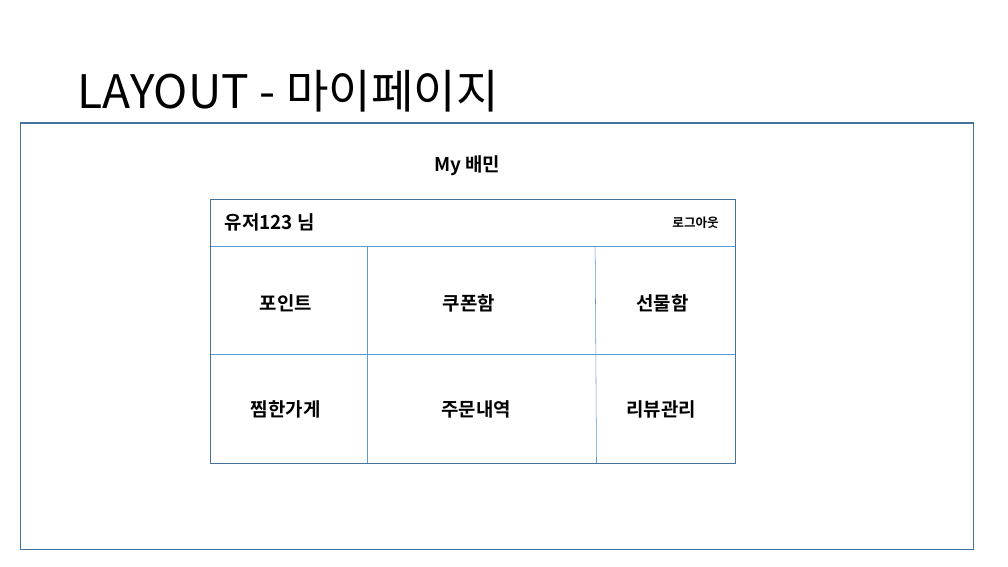
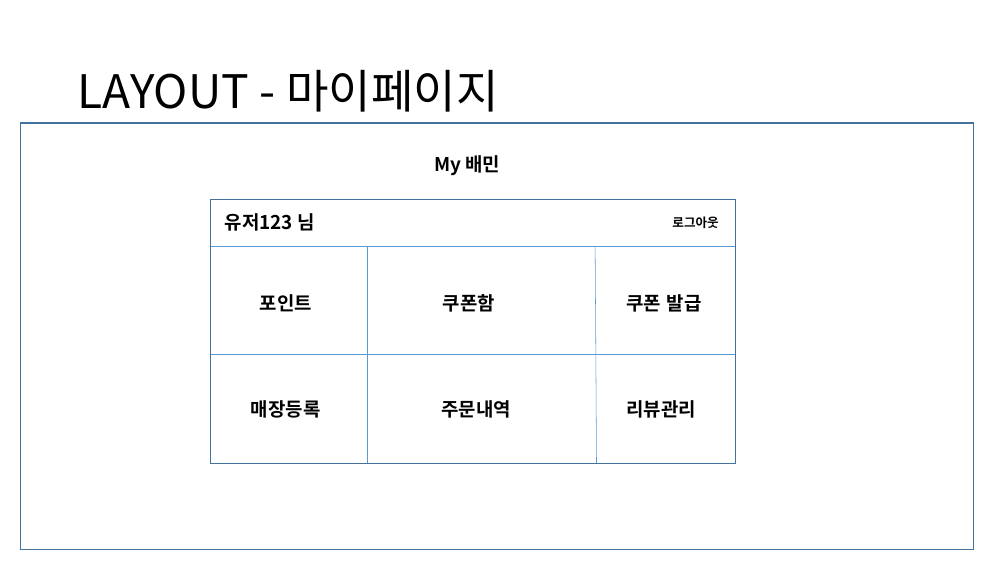
Before and after one commit to Camelllia/BaeminApplication, a slide deck: slide 11 of 202131205_김승진_실무게임프로그래밍_기획서.pptx. Drawn at 1008x567 pixels with LibreOffice and Linux fonts; fonts in the diff are those of the drawing. Boxes give left, top, right and bottom in pixels: in the first picture for what was removed or moved away, otherwise in the second. Text is boxed around its words. In the diff, an @@ line names an element or a change of style, - is before the commit and + after.

```diff
--- a/202131205_김승진_실무게임프로그래밍_기획서.pptx
+++ b/202131205_김승진_실무게임프로그래밍_기획서.pptx
@@ text at (x1=627, y1=294, x2=702, y2=312): text changed @@
-선물함
+쿠폰 발급
@@ text at (x1=251, y1=400, x2=321, y2=418): text changed @@
-찜한가게
+매장등록
```
Also in this commit, not shown: 3 other slides changed.
